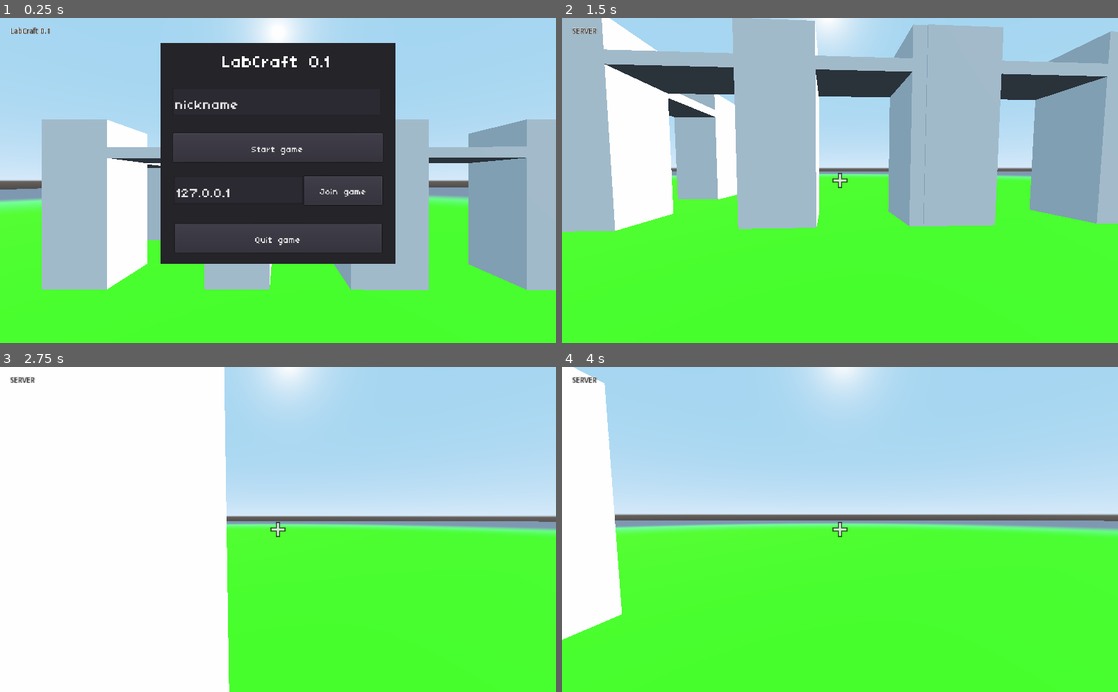
Above: before the commit, frames 1-4 (two rows, left to right).
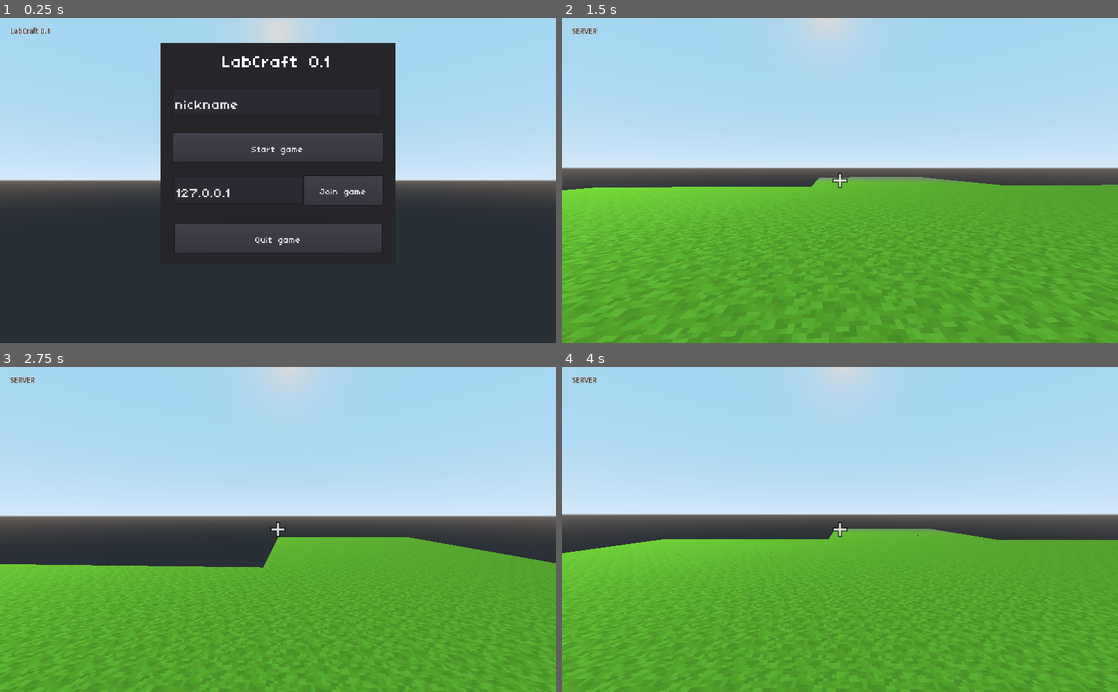
Above: after the commit, the same moments.

Repository: labyrinth-brno/labyrinth3d
Game: Godot game, scene res://Scenes/World.tscn
Two runs of this game, one before a commit and one after it. Both use one fixed random seed, a clock stepped at 60 frames per second and the inputs below.
Inputs (mouse positions are in pixels of both pictures, inside the frame that each line leads up to):
- Up to frame 1 (0.25 s): no input
- Up to frame 2 (1.5 s): click "Start game" at 0.5 s; move the mouse to (867, 180) at 1.27 s; hold W (move_forward) from 1.28 s (still down); right-click (867, 180) at 1.35 s
- Up to frame 3 (2.75 s): keep holding W (move_forward); tap Space (jump) at 1.52, 1.82, 2.27, 2.57 s; tap } (next_block, bound only after the commit) at 1.55, 2.1 s; move the mouse to (250, 529) at 2.02 s; click (250, 529) at 2.3 s
- Up to frame 4 (4 s): keep holding W (move_forward); move the mouse to (851, 523) at 2.77 s; click (851, 523) at 2.85 s; tap { (prev_block, bound only after the commit) at 3.05, 3.6 s; move the mouse to (834, 536) at 3.52 s; tap Space (jump) at 3.77, 3.8 s

The runs differ from the first frame. In frame 1, 47% of the frame differs, in the area x 0-100%, y 0-100%; in frame 2, 89%; in frame 3, 72%; in frame 4, 57%.

Commit message:
Building / destroying blocks

Diff:
--- a/Components/Environment/default_env.tres
+++ b/Components/Environment/default_env.tres
@@ -1,6 +1,7 @@
 [gd_resource type="Environment" load_steps=2 format=2]
 
 [sub_resource type="ProceduralSky" id=1]
+sun_energy = 0.7
 
 [resource]
 background_mode = 2
--- a/Components/Player/player.gd
+++ b/Components/Player/player.gd
@@ -13,7 +13,7 @@
 onready var world = get_node("/root/World")
 onready var crosshair = get_node("/root/World/UI/Crosshair")
 
-const UPDATE_PERIOD = 0
+const UPDATE_PERIOD = 0.2
 
 var update_timeout = UPDATE_PERIOD
 var updated = true
@@ -42,8 +42,9 @@
 			_selected_block += 1
 		_selected_block = wrapi(_selected_block, 1, 30)
 	# Set the appropriate texture.
-	#var uv = Chunk.calculate_block_uvs(_selected_block)
-	#selected_block_texture.texture.region = Rect2(uv[0] * 512, Vector2.ONE * 64)
+
+	var uv = Chunk.calculate_block_uvs(_selected_block)
+	selected_block_texture.texture.region = Rect2(uv[0] * 512, Vector2.ONE * 64)
 
 	# Block breaking/placing.
 	if crosshair.visible and raycast.is_colliding():
@@ -85,17 +86,15 @@
 	velocity = move_and_slide(Vector3(movement.x, velocity.y, movement.z), Vector3.UP)
 
 	if !updated:
-		world.distribute_position(translation)
-		updated = true
-
-		#update_timeout -= delta
-		#if update_timeout <= 0:
-		#	update_timeout = UPDATE_PERIOD
-		#	updated = true
+		update_timeout -= delta
+		if update_timeout <= 0:
+			world.distribute_position(translation)
+			update_timeout = UPDATE_PERIOD
+			updated = true
 
 	# Jumping, applied next frame.
 	if is_on_floor() and Input.is_action_pressed("jump"):
-		velocity.y = 5
+		velocity.y = 6.5
 
 
 func _input(event):
@@ -104,5 +103,5 @@
 			_mouse_motion += event.relative
 
 
-#func chunk_pos():
-#	return (transform.origin / Chunk.CHUNK_SIZE).floor()
+func chunk_pos():
+	return (transform.origin / Chunk.CHUNK_SIZE).floor()
--- a/Components/Player/player.tscn
+++ b/Components/Player/player.tscn
@@ -2,24 +2,31 @@
 
 [ext_resource path="res://Components/Player/player.gd" type="Script" id=1]
 
-[sub_resource type="CylinderShape" id=1]
-radius = 0.4
-height = 1.8
+[sub_resource type="CapsuleShape" id=4]
+radius = 0.5
+height = 0.5
+
+[sub_resource type="CapsuleMesh" id=5]
 
 [sub_resource type="AtlasTexture" id=2]
 region = Rect2( 0, 0, 64, 64 )
 
-[sub_resource type="CylinderMesh" id=3]
-
 [node name="Player" type="KinematicBody"]
+collision/safe_margin = 0.002
 script = ExtResource( 1 )
 
 [node name="CollisionShape" type="CollisionShape" parent="."]
-transform = Transform( 1, 0, 0, 0, 1, 0, 0, 0, 0.979047, 0.0209532, 0.9, 0 )
-shape = SubResource( 1 )
+transform = Transform( 1, 0, 0, 0, -1.62921e-07, -1, 0, 1, -1.62921e-07, 0.0209532, 0.9, 0 )
+shape = SubResource( 4 )
+
+[node name="MeshInstance" type="MeshInstance" parent="CollisionShape"]
+transform = Transform( 1, 0, 0, 0, 1, 0, 0, 0, 1, -0.0209532, -0.000264525, 0 )
+visible = false
+mesh = SubResource( 5 )
+material/0 = null
 
 [node name="Head" type="Spatial" parent="."]
-transform = Transform( 1, 0, 0, 0, 1, 0, 0, 0, 1, 0, 1.6, 0 )
+transform = Transform( 1, 0, 0, 0, 1, 0, 0, 0, 1, 0, 1.29457, 0 )
 
 [node name="Camera" type="Camera" parent="Head"]
 fov = 75.0
@@ -45,8 +52,3 @@
 __meta__ = {
 "_edit_use_anchors_": false
 }
-
-[node name="MeshInstance" type="MeshInstance" parent="."]
-transform = Transform( 0.559985, 0, 0, 0, 1, 0, 0, 0, 0.552991, 0, 0, 0 )
-mesh = SubResource( 3 )
-material/0 = null
--- a/Components/World/chunk.gd
+++ b/Components/World/chunk.gd
@@ -21,10 +21,7 @@
 func _ready():
 	transform.origin = chunk_position * CHUNK_SIZE
 	name = str(chunk_position)
-	if Settings.world_type == 0:
-		data = TerrainGenerator.random_blocks()
-	else:
-		data = TerrainGenerator.flat(chunk_position)
+	data = TerrainGenerator.flat(chunk_position)
 
 	# We can only add colliders in the main thread due to physics limitations.
 	_generate_chunk_collider()
--- a/Components/World/terrain_generator.gd
+++ b/Components/World/terrain_generator.gd
@@ -8,7 +8,6 @@
 
 static func empty():
 	return {}
-
 
 static func random_blocks():
 	var random_data = {}
--- a/Scenes/World.gd
+++ b/Scenes/World.gd
@@ -3,6 +3,22 @@
 const SERVER_PORT = 7070
 const SERVER_IP   = "127.0.0.1"
 const MAX_PLAYERS = 20
+
+const RENDER_DISTANCE = 2
+const CHUNK_MIDPOINT = Vector3(0.5, 0.5, 0.5) * Chunk.CHUNK_SIZE
+const CHUNK_END_SIZE = Chunk.CHUNK_SIZE - 1
+
+var render_distance setget _set_render_distance
+var _delete_distance = 0
+var effective_render_distance = 0
+var _old_player_chunk = Vector3() # TODO: Vector3i
+
+var _generating = true
+var _deleting = false
+
+var _chunks = {}
+
+onready var player = $Player
 
 var peer
 var players = {}
@@ -12,6 +28,10 @@
 
 var RemotePlayer = load("res://Components/RemotePlayer/RemotePlayer.tscn")
 
+################################################################################
+## NETWORKING
+################################################################################
+
 func _ready():
 	peer = NetworkedMultiplayerENet.new()
 	# CLIENT & SERVER ######################
@@ -23,13 +43,9 @@
 	get_tree().connect("connection_failed", self, "_connected_fail")
 	get_tree().connect("server_disconnected", self, "_server_disconnected")
 
-func clean_up():
-	pass
-
 
 func add_log(text):
 	$UI/Label.text = $UI/Label.text + text + "\n"
-
 
 func start_client(nickname, ip):
 	nick = nickname
@@ -66,7 +82,6 @@
 			#player.target_position = pos
 
 func distribute_position(new_pos):
-	print("distributing my pos: " + str(new_pos));
 	rpc_unreliable("update_remote_player_position", get_tree().get_network_unique_id(), new_pos)
 
 remote func register_player(id, info):
@@ -89,3 +104,128 @@
 		nick = "player_" + str(self_id)
 
 	rpc("register_player", get_tree().get_network_unique_id(), { "nick":  nick } )
+
+
+################################################################################
+## RENDERING BLOCKS
+################################################################################
+
+func _process(_delta):
+	_set_render_distance(RENDER_DISTANCE)
+	var player_chunk = (player.transform.origin / Chunk.CHUNK_SIZE).round()
+
+	if _deleting or player_chunk != _old_player_chunk:
+		_delete_far_away_chunks(player_chunk)
+		_generating = true
+
+	if not _generating:
+		return
+
+	# Try to generate chunks ahead of time based on where the player is moving.
+	player_chunk.y += round(clamp(player.velocity.y, -render_distance / 4, render_distance / 4))
+
+	# Check existing chunks within range. If it doesn't exist, create it.
+	for x in range(player_chunk.x - effective_render_distance, player_chunk.x + effective_render_distance):
+		for y in range(player_chunk.y - effective_render_distance, player_chunk.y + effective_render_distance):
+			for z in range(player_chunk.z - effective_render_distance, player_chunk.z + effective_render_distance):
+				var chunk_position = Vector3(x, y, z)
+				if player_chunk.distance_to(chunk_position) > render_distance:
+					continue
+
+				if _chunks.has(chunk_position):
+					continue
+
+				var chunk = Chunk.new()
+				chunk.chunk_position = chunk_position
+				_chunks[chunk_position] = chunk
+				add_child(chunk)
+				return
+
+	# If we didn't generate any chunks (and therefore didn't return), what next?
+	if effective_render_distance < render_distance:
+		# We can move on to the next stage by increasing the effective distance.
+		effective_render_distance += 1
+	else:
+		# Effective render distance is maxed out, done generating.
+		_generating = false
+
+
+func get_block_global_position(block_global_position):
+	var chunk_position = (block_global_position / Chunk.CHUNK_SIZE).floor()
+	if _chunks.has(chunk_position):
+		var chunk = _chunks[chunk_position]
+		var sub_position = block_global_position.posmod(Chunk.CHUNK_SIZE)
+		if chunk.data.has(sub_position):
+			return chunk.data[sub_position]
+	return 0
+
+
+func set_block_global_position(block_global_position, block_id):
+	var chunk_position = (block_global_position / Chunk.CHUNK_SIZE).floor()
+	var chunk = _chunks[chunk_position]
+	var sub_position = block_global_position.posmod(Chunk.CHUNK_SIZE)
+	if block_id == 0:
+		chunk.data.erase(sub_position)
+	else:
+		chunk.data[sub_position] = block_id
+	chunk.regenerate()
+
+	# We also might need to regenerate some neighboring chunks.
+	if Chunk.is_block_transparent(block_id):
+		if sub_position.x == 0:
+			_chunks[chunk_position + Vector3.LEFT].regenerate()
+		elif sub_position.x == CHUNK_END_SIZE:
+			_chunks[chunk_position + Vector3.RIGHT].regenerate()
+		if sub_position.z == 0:
+			_chunks[chunk_position + Vector3.FORWARD].regenerate()
+		elif sub_position.z == CHUNK_END_SIZE:
+			_chunks[chunk_position + Vector3.BACK].regenerate()
+		if sub_position.y == 0:
+			_chunks[chunk_position + Vector3.DOWN].regenerate()
+		elif sub_position.y == CHUNK_END_SIZE:
+			_chunks[chunk_position + Vector3.UP].regenerate()
+
+
+func clean_up():
+	for chunk_position_key in _chunks.keys():
+		var thread = _chunks[chunk_position_key]._thread
+		if thread:
+			thread.wait_to_finish()
+	_chunks = {}
+	set_process(false)
+	for c in get_children():
+		c.free()
+
+
+func _delete_far_away_chunks(player_chunk):
+	_old_player_chunk = player_chunk
+	# If we need to delete chunks, give the new chunk system a chance to catch up.
+	effective_render_distance = max(1, effective_render_distance - 1)
+
+	var deleted_this_frame = 0
+	# We should delete old chunks more aggressively if moving fast.
+	# An easy way to calculate this is by using the effective render distance.
+	# The specific values in this formula are arbitrary and from experimentation.
+	var max_deletions = clamp(2 * (render_distance - effective_render_distance), 2, 8)
+	# Also take the opportunity to delete far away chunks.
+	for chunk_position_key in _chunks.keys():
+		if player_chunk.distance_to(chunk_position_key) > _delete_distance:
+			var thread = _chunks[chunk_position_key]._thread
+			if thread:
+				thread.wait_to_finish()
+			_chunks[chunk_position_key].queue_free()
+			_chunks.erase(chunk_position_key)
+			deleted_this_frame += 1
+			# Limit the amount of deletions per frame to avoid lag spikes.
+			if deleted_this_frame > max_deletions:
+				# Continue deleting next frame.
+				_deleting = true
+				return
+
+	# We're done deleting.
+	_deleting = false
+
+
+func _set_render_distance(value):
+	render_distance = value
+	_delete_distance = value + 2
--- a/Scenes/World.tscn
+++ b/Scenes/World.tscn
@@ -1,25 +1,9 @@
-[gd_scene load_steps=12 format=2]
+[gd_scene load_steps=5 format=2]
 
 [ext_resource path="res://Components/Player/player.tscn" type="PackedScene" id=1]
 [ext_resource path="res://Components/PauseMenu/pause_menu.tscn" type="PackedScene" id=2]
 [ext_resource path="res://Components/Environment/Environment.tscn" type="PackedScene" id=3]
 [ext_resource path="res://Scenes/World.gd" type="Script" id=4]
-
-[sub_resource type="CubeMesh" id=1]
-
-[sub_resource type="Skin" id=2]
-
-[sub_resource type="SpatialMaterial" id=3]
-albedo_color = Color( 0.266667, 0.960784, 0.101961, 1 )
-
-[sub_resource type="BoxShape" id=4]
-
-[sub_resource type="CubeMesh" id=5]
-
-[sub_resource type="Skin" id=6]
-
-[sub_resource type="BoxShape" id=7]
-extents = Vector3( 1, 1, 1.00134 )
 
 [node name="World" type="Spatial"]
 script = ExtResource( 4 )
@@ -28,159 +12,7 @@
 
 [node name="Env" type="Spatial" parent="."]
 
-[node name="Ground" type="MeshInstance" parent="Env"]
-transform = Transform( 100, 0, 0, 0, 0.1, 0, 0, 0, 100, -0.51, 0, 1.809 )
-mesh = SubResource( 1 )
-skin = SubResource( 2 )
-material/0 = SubResource( 3 )
-
-[node name="StaticBody" type="StaticBody" parent="Env/Ground"]
-
-[node name="CollisionShape" type="CollisionShape" parent="Env/Ground/StaticBody"]
-shape = SubResource( 4 )
-
 [node name="Environment" parent="Env" instance=ExtResource( 3 )]
-
-[node name="Wall" type="Spatial" parent="Env"]
-transform = Transform( 1, 0, 0, 0, 1, 0, 0, 0, 1, 0, 0, -5.79098 )
-
-[node name="MeshInstance2" type="MeshInstance" parent="Env/Wall"]
-transform = Transform( 1, 0, 0, 0, 2.60739, 0, 0, 0, 1, 0, 2.74085, 0 )
-mesh = SubResource( 5 )
-skin = SubResource( 6 )
-material/0 = null
-
-[node name="StaticBody" type="StaticBody" parent="Env/Wall/MeshInstance2"]
-
-[node name="CollisionShape" type="CollisionShape" parent="Env/Wall/MeshInstance2/StaticBody"]
-shape = SubResource( 7 )
-
-[node name="Strop" type="MeshInstance" parent="Env/Wall"]
-transform = Transform( 0.0247639, 5.47248, 0, -0.168518, 0.00518432, 0, 0, 0, 1, 0, 4.34324, 0 )
-mesh = SubResource( 5 )
-skin = SubResource( 6 )
-material/0 = null
-
-[node name="StaticBody" type="StaticBody" parent="Env/Wall/Strop"]
-
-[node name="CollisionShape" type="CollisionShape" parent="Env/Wall/Strop/StaticBody"]
-shape = SubResource( 7 )
-
-[node name="MeshInstance4" type="MeshInstance" parent="Env/Wall"]
-transform = Transform( 1, 0, 0, 0, 2.60739, 0, 0, 0, 1, -4.99359, 2.74085, 0 )
-mesh = SubResource( 5 )
-skin = SubResource( 6 )
-material/0 = null
-
-[node name="StaticBody" type="StaticBody" parent="Env/Wall/MeshInstance4"]
-
-[node name="CollisionShape" type="CollisionShape" parent="Env/Wall/MeshInstance4/StaticBody"]
-shape = SubResource( 7 )
-
-[node name="MeshInstance3" type="MeshInstance" parent="Env/Wall"]
-transform = Transform( 1, 0, 0, 0, 2.60739, 0, 0, 0, 1, 4.48881, 2.74085, 0 )
-mesh = SubResource( 5 )
-skin = SubResource( 6 )
-material/0 = null
-
-[node name="StaticBody" type="StaticBody" parent="Env/Wall/MeshInstance3"]
-
-[node name="CollisionShape" type="CollisionShape" parent="Env/Wall/MeshInstance3/StaticBody"]
-shape = SubResource( 7 )
-
-[node name="Wall2" type="Spatial" parent="Env"]
-transform = Transform( 1, 0, 0, 0, 1, 0, 0, 0, 1, 9.86483, 0, -5.76104 )
-
-[node name="MeshInstance2" type="MeshInstance" parent="Env/Wall2"]
-transform = Transform( 1, 0, 0, 0, 2.60739, 0, 0, 0, 1, 0, 2.74085, 0 )
-mesh = SubResource( 5 )
-skin = SubResource( 6 )
-material/0 = null
-
-[node name="StaticBody" type="StaticBody" parent="Env/Wall2/MeshInstance2"]
-
-[node name="CollisionShape" type="CollisionShape" parent="Env/Wall2/MeshInstance2/StaticBody"]
-shape = SubResource( 7 )
-
-[node name="Strop" type="MeshInstance" parent="Env/Wall2"]
-transform = Transform( 0.0247639, 5.47248, 0, -0.168518, 0.00518432, 0, 0, 0, 1, 0, 4.34324, 0 )
-mesh = SubResource( 5 )
-skin = SubResource( 6 )
-material/0 = null
-
-[node name="StaticBody" type="StaticBody" parent="Env/Wall2/Strop"]
-
-[node name="CollisionShape" type="CollisionShape" parent="Env/Wall2/Strop/StaticBody"]
-shape = SubResource( 7 )
-
-[node name="MeshInstance4" type="MeshInstance" parent="Env/Wall2"]
-transform = Transform( 1, 0, 0, 0, 2.60739, 0, 0, 0, 1, -4.99359, 2.74085, 0 )
-mesh = SubResource( 5 )
-skin = SubResource( 6 )
-material/0 = null
-
-[node name="StaticBody" type="StaticBody" parent="Env/Wall2/MeshInstance4"]
-
-[node name="CollisionShape" type="CollisionShape" parent="Env/Wall2/MeshInstance4/StaticBody"]
-shape = SubResource( 7 )
-
-[node name="MeshInstance3" type="MeshInstance" parent="Env/Wall2"]
-transform = Transform( 1, 0, 0, 0, 2.60739, 0, 0, 0, 1, 4.48881, 2.74085, 0 )
-mesh = SubResource( 5 )
-skin = SubResource( 6 )
-material/0 = null
-
-[node name="StaticBody" type="StaticBody" parent="Env/Wall2/MeshInstance3"]
-
-[node name="CollisionShape" type="CollisionShape" parent="Env/Wall2/MeshInstance3/StaticBody"]
-shape = SubResource( 7 )
-
-[node name="Wall3" type="Spatial" parent="Env"]
-transform = Transform( 0.0600554, 0, 0.998195, 0, 1, 0, -0.998195, 0, 0.0600554, -5.09377, 0, -11.1289 )
-
-[node name="MeshInstance2" type="MeshInstance" parent="Env/Wall3"]
-transform = Transform( 1, 0, 0, 0, 2.60739, 0, 0, 0, 1, 0, 2.74085, 0 )
-mesh = SubResource( 5 )
-skin = SubResource( 6 )
-material/0 = null
-
-[node name="StaticBody" type="StaticBody" parent="Env/Wall3/MeshInstance2"]
-
-[node name="CollisionShape" type="CollisionShape" parent="Env/Wall3/MeshInstance2/StaticBody"]
-shape = SubResource( 7 )
-
-[node name="Strop" type="MeshInstance" parent="Env/Wall3"]
-transform = Transform( 0.0247639, 5.47248, 0, -0.168518, 0.00518432, 0, 0, 0, 1, 0, 4.34324, 0 )
-mesh = SubResource( 5 )
-skin = SubResource( 6 )
-material/0 = null
-
-[node name="StaticBody" type="StaticBody" parent="Env/Wall3/Strop"]
-
-[node name="CollisionShape" type="CollisionShape" parent="Env/Wall3/Strop/StaticBody"]
-shape = SubResource( 7 )
-
-[node name="MeshInstance4" type="MeshInstance" parent="Env/Wall3"]
-transform = Transform( 1, 0, 0, 0, 2.60739, 0, 0, 0, 1, -4.99359, 2.74085, 0 )
-mesh = SubResource( 5 )
-skin = SubResource( 6 )
-material/0 = null
-
-[node name="StaticBody" type="StaticBody" parent="Env/Wall3/MeshInstance4"]
-
-[node name="CollisionShape" type="CollisionShape" parent="Env/Wall3/MeshInstance4/StaticBody"]
-shape = SubResource( 7 )
-
-[node name="MeshInstance3" type="MeshInstance" parent="Env/Wall3"]
-transform = Transform( 1, 0, 0, 0, 2.60739, 0, 0, 0, 1, 4.48881, 2.74085, 0 )
-mesh = SubResource( 5 )
-skin = SubResource( 6 )
-material/0 = null
-
-[node name="StaticBody" type="StaticBody" parent="Env/Wall3/MeshInstance3"]
-
-[node name="CollisionShape" type="CollisionShape" parent="Env/Wall3/MeshInstance3/StaticBody"]
-shape = SubResource( 7 )
 
 [node name="Players" type="Spatial" parent="."]
 
--- a/project.godot
+++ b/project.godot
@@ -29,6 +29,11 @@
 config/name="Labyrinth3D"
 run/main_scene="res://Scenes/World.tscn"
 config/icon="res://icon.png"
+
+[display]
+
+window/stretch/mode="viewport"
+window/stretch/aspect="expand"
 
 [input]
 
@@ -62,7 +67,36 @@
 "events": [ Object(InputEventKey,"resource_local_to_scene":false,"resource_name":"","device":0,"alt":false,"shift":false,"control":false,"meta":false,"command":false,"pressed":false,"scancode":16777217,"unicode":0,"echo":false,"script":null)
  ]
 }
+break={
+"deadzone": 0.5,
+"events": [ Object(InputEventMouseButton,"resource_local_to_scene":false,"resource_name":"","device":0,"alt":false,"shift":false,"control":false,"meta":false,"command":false,"button_mask":0,"position":Vector2( 0, 0 ),"global_position":Vector2( 0, 0 ),"factor":1.0,"button_index":2,"pressed":false,"doubleclick":false,"script":null)
+ ]
+}
+place={
+"deadzone": 0.5,
+"events": [ Object(InputEventMouseButton,"resource_local_to_scene":false,"resource_name":"","device":0,"alt":false,"shift":false,"control":false,"meta":false,"command":false,"button_mask":0,"position":Vector2( 0, 0 ),"global_position":Vector2( 0, 0 ),"factor":1.0,"button_index":1,"pressed":false,"doubleclick":false,"script":null)
+ ]
+}
+prev_block={
+"deadzone": 0.5,
+"events": [ Object(InputEventKey,"resource_local_to_scene":false,"resource_name":"","device":0,"alt":false,"shift":false,"control":false,"meta":false,"command":false,"pressed":false,"scancode":123,"unicode":0,"echo":false,"script":null)
+ ]
+}
+next_block={
+"deadzone": 0.5,
+"events": [ Object(InputEventKey,"resource_local_to_scene":false,"resource_name":"","device":0,"alt":false,"shift":false,"control":false,"meta":false,"command":false,"pressed":false,"scancode":125,"unicode":0,"echo":false,"script":null)
+ ]
+}
+
+[physics]
+
+3d/default_gravity=17.0
 
 [rendering]
 
+quality/driver/driver_name="GLES2"
+threads/thread_model=2
+quality/reflections/high_quality_ggx=false
+quality/reflections/high_quality_ggx.mobile=true
+environment/default_clear_color=Color( 0.0196078, 0.0196078, 0.0196078, 1 )
 environment/default_environment="res://default_env.tres"
